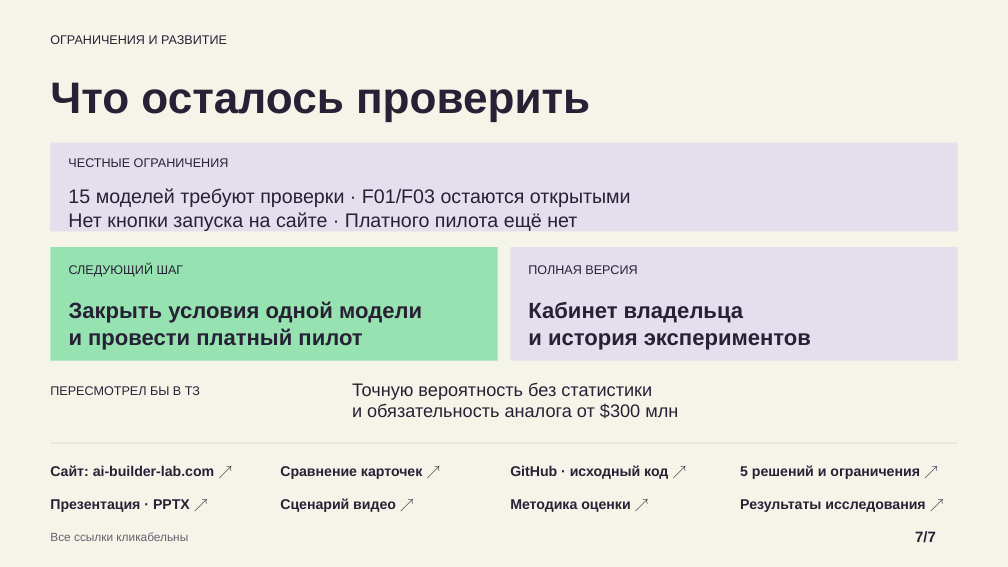
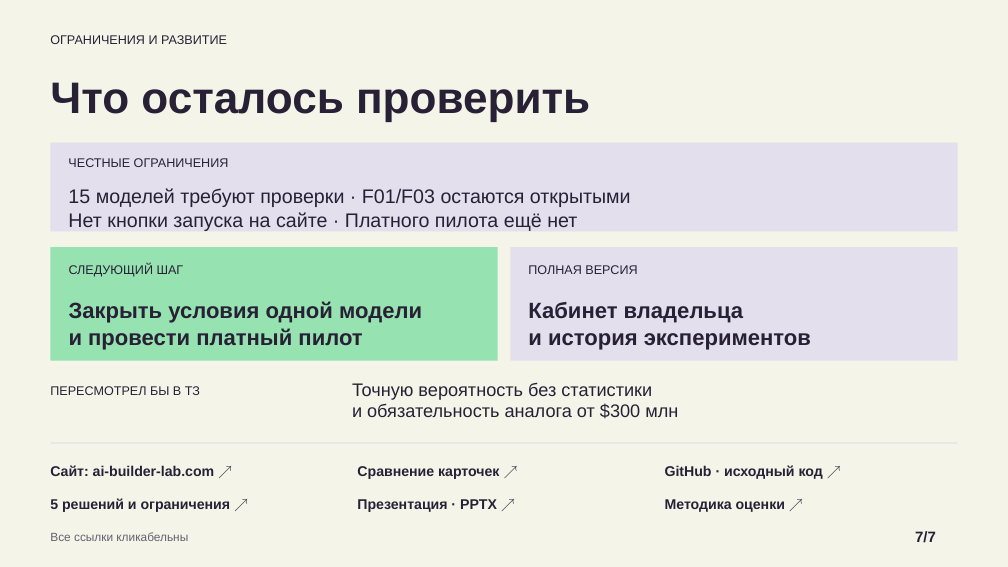
Before and after one commit to bcmle/test_ai_builder, a slide deck: slide 7 of presentation/AI-Builder-CEO.pptx. Drawn at 1008x567 pixels with LibreOffice and Linux fonts; fonts in the diff are those of the drawing. Boxes give left, top, right and bottom in pixels: in the first picture for what was removed or moved away, otherwise in the second. Text is boxed around its words. In the diff, an @@ line names an element or a change of style, - is before the commit and + after.

Commit message:
docs: remove recording script from published presentation

```diff
--- a/presentation/AI-Builder-CEO.pptx
+++ b/presentation/AI-Builder-CEO.pptx
@@ text "Сравнение карточек ↗" moved from (x1=280, y1=466, x2=422, y2=479) to (x1=357, y1=466, x2=499, y2=479) @@
@@ text "GitHub · исходный код ↗" moved from (x1=510, y1=465, x2=668, y2=479) to (x1=665, y1=465, x2=823, y2=479) @@
@@ text "5 решений и ограничения ↗" moved from (x1=740, y1=465, x2=920, y2=479) to (x1=50, y1=498, x2=231, y2=512) @@
@@ text removed at (x1=280, y1=498, x2=396, y2=512) @@
-Сценарий видео ↗
@@ text "Презентация · PPTX ↗" moved from (x1=50, y1=499, x2=190, y2=512) to (x1=357, y1=499, x2=497, y2=512) @@
@@ text "Методика оценки ↗" moved from (x1=510, y1=499, x2=630, y2=512) to (x1=665, y1=499, x2=785, y2=512) @@
@@ text removed at (x1=740, y1=499, x2=925, y2=512) @@
-Результаты исследования ↗
```
Also in this commit, not shown: 5 other files.
